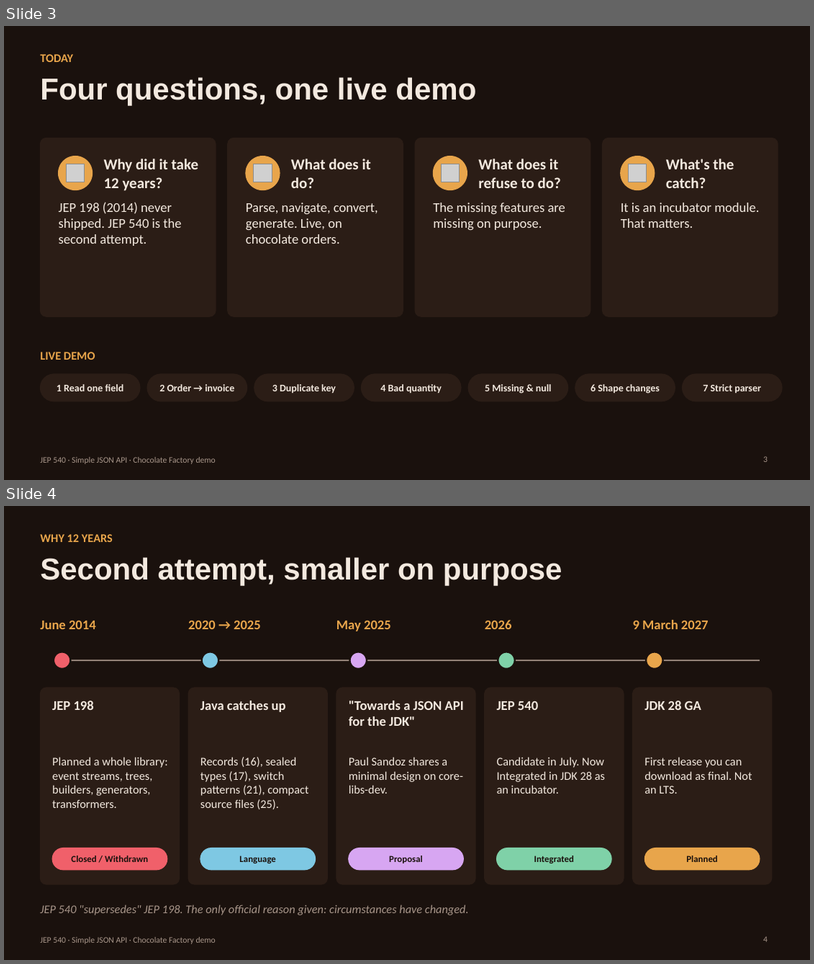
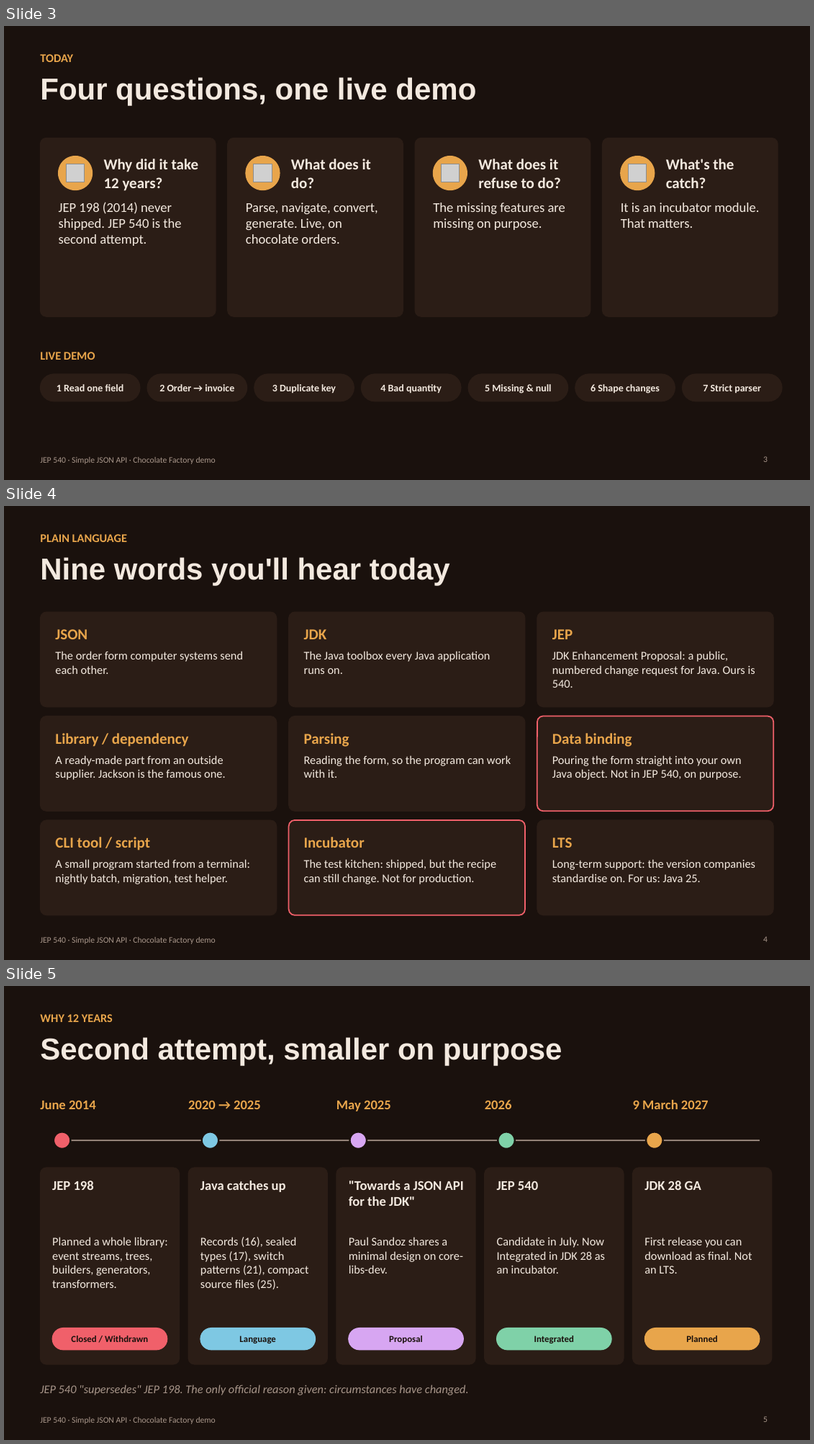
Before and after one commit to masmin2424/presentation, a slide deck: demo2/JEP540-Chocolate-Factory.pptx. Shown one above the other, each under a label of ours: slides 3 and 4 before the commit, slides 3, 4 and 5 after it. The pictures are 814x964 and 814x1444 pixels, drawn with LibreOffice and Linux fonts; fonts in the diff are those of the drawing; grey boxes stand for pictures. Boxes give left, top, right and bottom in pixels: in the first picture for what was removed or moved away, otherwise in the second. Text is boxed around its words. In the diff, an @@ line names an element or a change of style, - is before the commit and + after.

```diff
--- a/demo2/JEP540-Chocolate-Factory.pptx
+++ b/demo2/JEP540-Chocolate-Factory.pptx
@@ slide 4 added at (4, 506, 810, 960), background #1A110D; not listed: 1 template element that a slide beside it also shows @@
@@ text added at (40, 534, 127, 542), 14 pt, text #E8A54B, bold @@
+PLAIN LANGUAGE
@@ title added at (40, 557, 450, 585), 36 pt, text #F3E9DF, bold @@
+Nine words you'll hear today
@@ rounded rectangle added at (40, 612, 277, 707), fill #2B1D16, outline #2B1D16 0.75 pt @@
@@ rounded rectangle added at (289, 612, 525, 707), fill #2B1D16, outline #2B1D16 0.75 pt @@
@@ rounded rectangle added at (538, 612, 774, 707), fill #2B1D16, outline #2B1D16 0.75 pt @@
@@ text added at (55, 629, 88, 639), 18 pt, text #E8A54B, bold @@
+JSON
@@ text added at (304, 629, 327, 639), 18 pt, text #E8A54B, bold @@
+JDK
@@ text added at (553, 629, 573, 639), 18 pt, text #E8A54B, bold @@
+JEP
@@ text added at (55, 651, 243, 674), 14 pt, text #F3E9DF @@
+The order form computer systems send each other.
@@ text added at (304, 651, 490, 674), 14 pt, text #F3E9DF @@
+The Java toolbox every Java application runs on.
@@ text added at (553, 651, 756, 687), 14 pt, text #F3E9DF @@
+JDK Enhancement Proposal: a public, numbered change request for Java. Ours is 540.
@@ rounded rectangle added at (40, 716, 277, 811), fill #2B1D16, outline #2B1D16 0.75 pt @@
@@ rounded rectangle added at (289, 716, 525, 811), fill #2B1D16, outline #2B1D16 0.75 pt @@
@@ rounded rectangle added at (538, 716, 774, 811), fill #2B1D16, outline #F0606A 1.5 pt @@
@@ text added at (55, 733, 189, 746), 18 pt, text #E8A54B, bold @@
+Library / dependency
@@ text added at (304, 733, 350, 746), 18 pt, text #E8A54B, bold @@
+Parsing
@@ text added at (553, 733, 632, 746), 18 pt, text #E8A54B, bold @@
+Data binding
@@ text added at (55, 755, 225, 780), 14 pt, text #F3E9DF @@
+A ready-made part from an outside supplier. Jackson is the famous one.
@@ text added at (304, 755, 511, 777), 14 pt, text #F3E9DF @@
+Reading the form, so the program can work with it.
@@ text added at (553, 755, 742, 780), 14 pt, text #F3E9DF @@
+Pouring the form straight into your own Java object. Not in JEP 540, on purpose.
@@ rounded rectangle added at (40, 820, 277, 915), fill #2B1D16, outline #2B1D16 0.75 pt @@
@@ rounded rectangle added at (289, 820, 525, 915), fill #2B1D16, outline #F0606A 1.5 pt @@
@@ rounded rectangle added at (538, 820, 774, 915), fill #2B1D16, outline #2B1D16 0.75 pt @@
@@ text added at (55, 836, 150, 850), 18 pt, text #E8A54B, bold @@
+CLI tool / script
@@ text added at (304, 836, 365, 847), 18 pt, text #E8A54B, bold @@
+Incubator
@@ text added at (553, 837, 573, 847), 18 pt, text #E8A54B, bold @@
+LTS
@@ text added at (55, 859, 250, 884), 14 pt, text #F3E9DF @@
+A small program started from a terminal: nightly batch, migration, test helper.
@@ text added at (304, 859, 496, 884), 14 pt, text #F3E9DF @@
+The test kitchen: shipped, but the recipe can still change. Not for production.
@@ text added at (553, 859, 756, 882), 14 pt, text #F3E9DF @@
+Long-term support: the version companies standardise on. For us: Java 25.
@@ page number added at (764, 936, 768, 942), 10 pt, text #A8968A @@
+4
@@ what was slide 4 is now slide 5 @@
@@ page number at (764, 1416, 768, 1422): text changed @@
-4
+5
```
Also in this commit, not shown: 11 other files.
